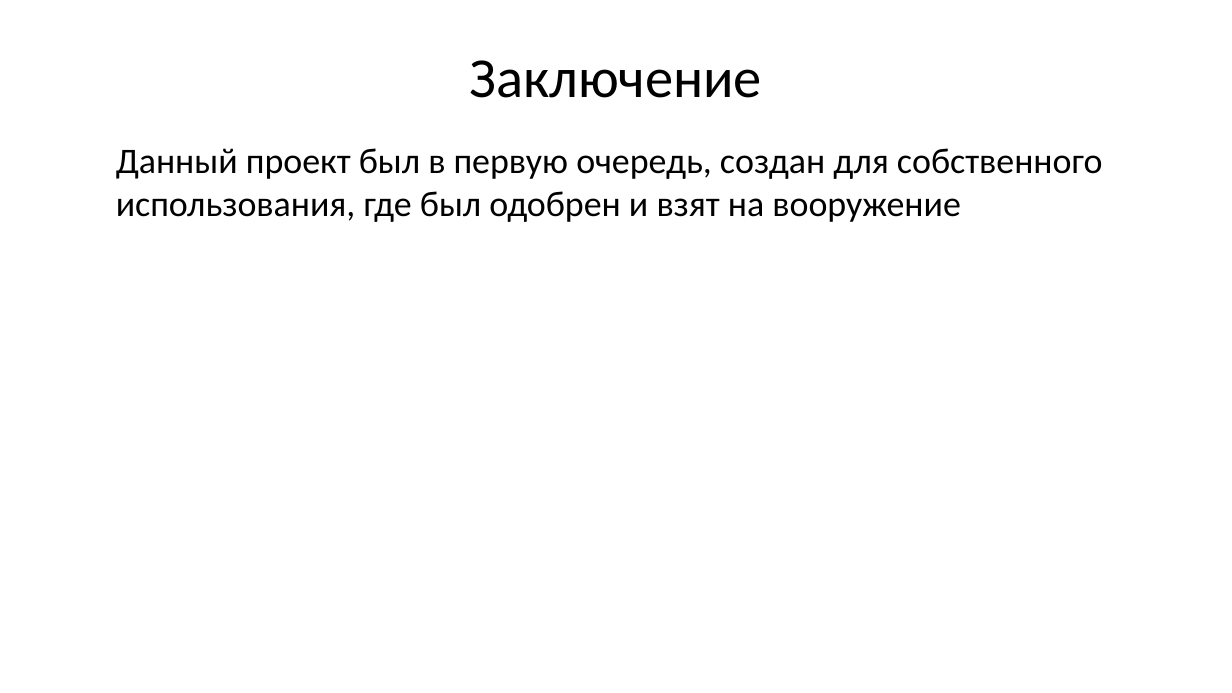
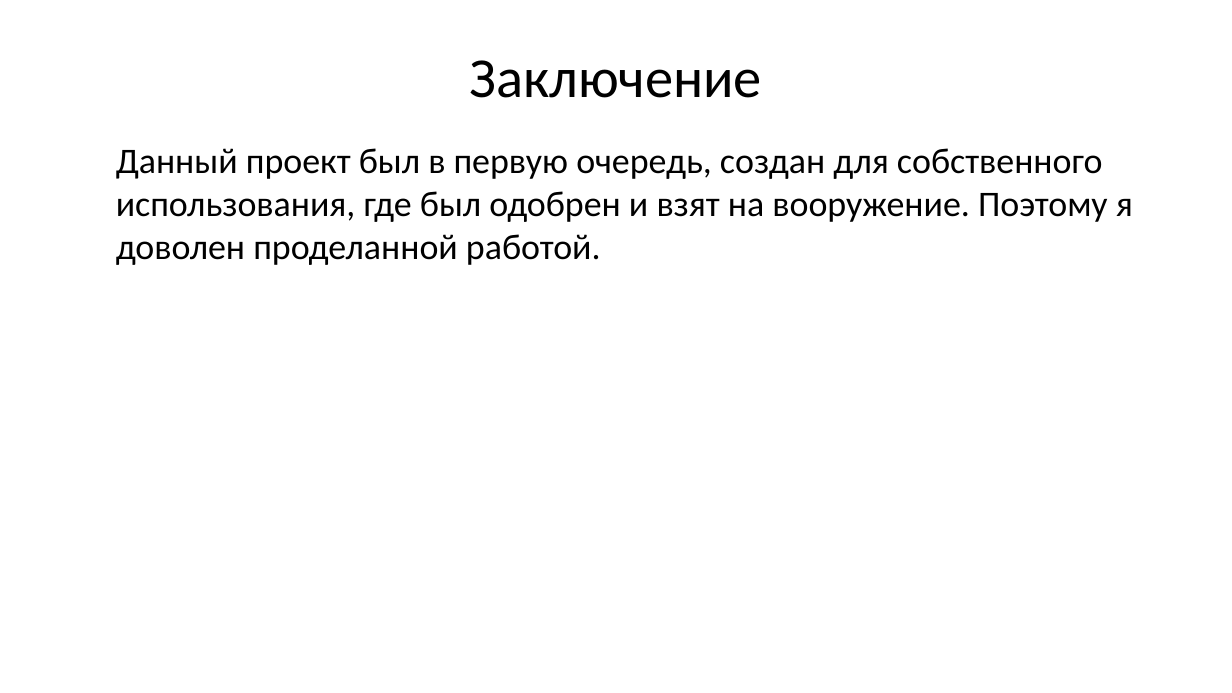
Before and after one commit to Belgrak/Educatoo_public, a slide deck: slide 5 of Educatoo.pptx. Drawn at 1232x693 pixels with LibreOffice and Linux fonts; fonts in the diff are those of the drawing; background and template pictures are left out. Boxes give left, top, right and bottom in pixels: in the first picture for what was removed or moved away, otherwise in the second. Text is boxed around its words. In the diff, an @@ line names an element or a change of style, - is before the commit and + after.

Commit message:
Presentation editing

```diff
--- a/Educatoo.pptx
+++ b/Educatoo.pptx
@@ text at [116,148,1133,265]: text changed @@
-Данный проект был в первую очередь, создан для собственного использования, где был одобрен и взят на вооружение
+Данный проект был в первую очередь, создан для собственного использования, где был одобрен и взят на вооружение. Поэтому я доволен проделанной работой.
```
Also in this commit, not shown: 1 other slide changed.
